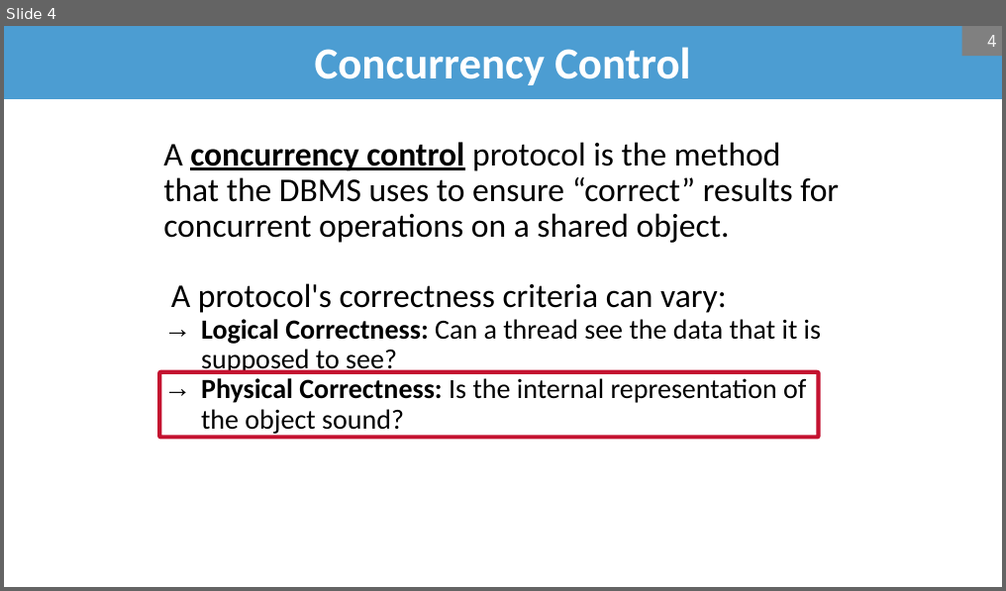
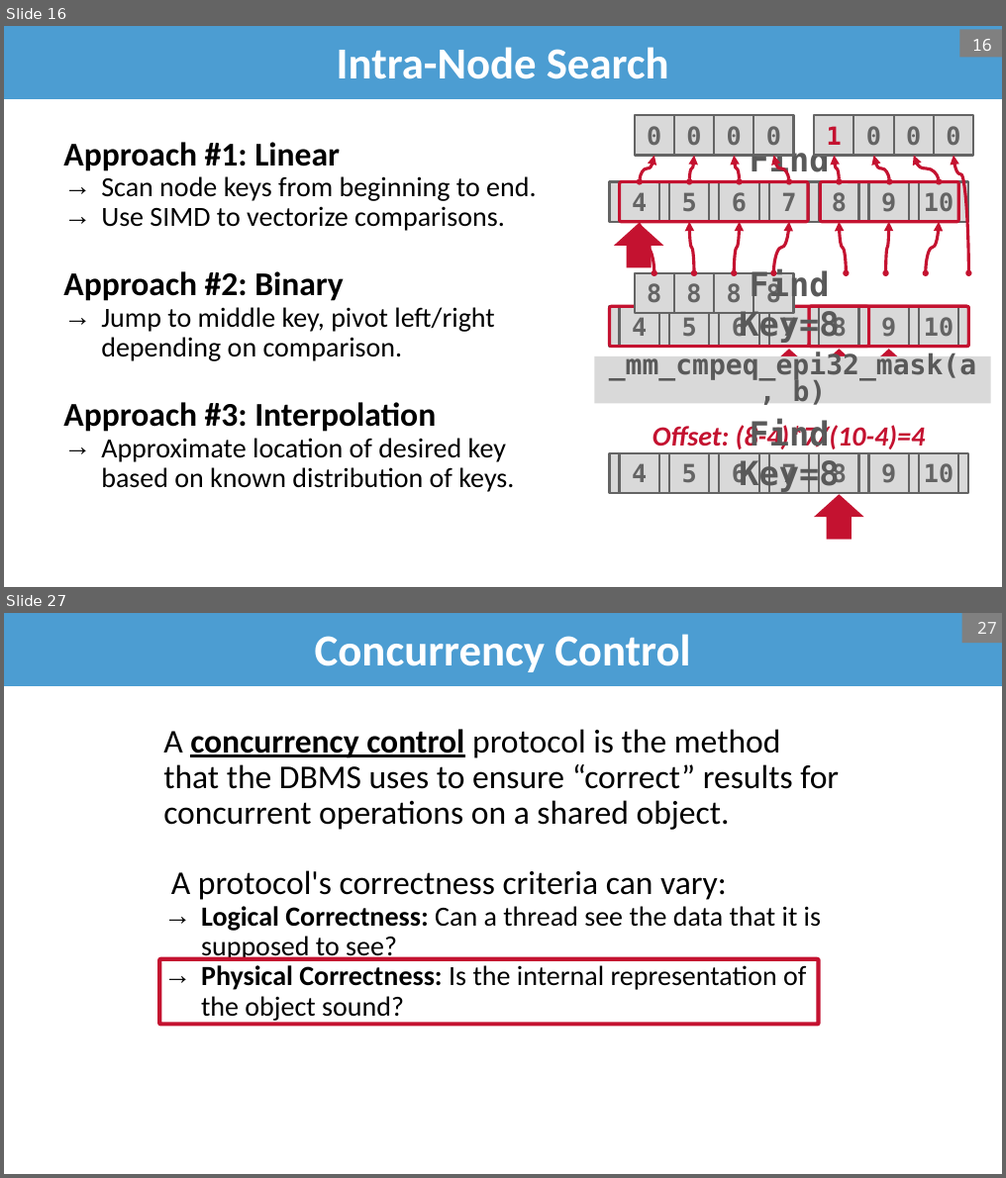
Before and after one commit to bsb20/bsb20.github.io, a slide deck: docs/421_f26/lectures/L08_concurrent_b_plus.pptx. Shown one above the other, each under a label of ours: slide 4 before the commit, slides 16 and 27 after it; the slides between them are not shown. The pictures are 1006x591 and 1006x1178 pixels, drawn with LibreOffice and Linux fonts; fonts in the diff are those of the drawing; background and template pictures are left out. Boxes give left, top, right and bottom in pixels: in the first picture for what was removed or moved away, otherwise in the second. Text is boxed around its words. In the diff, an @@ line names an element or a change of style, - is before the commit and + after.

```diff
--- a/docs/421_f26/lectures/L08_concurrent_b_plus.pptx
+++ b/docs/421_f26/lectures/L08_concurrent_b_plus.pptx
@@ slide 16 added at box(4, 26, 1002, 587), background #FFFFFF @@
@@ title added at box(4, 26, 1002, 99), fill #4C9DD2, 32 pt, text #FFFFFF, bold @@
+Intra-Node Search
@@ page number added at box(960, 29, 1002, 57), fill #808080, 12 pt, text #FFFFFF @@
+16
@@ text added at box(63, 142, 536, 492), 20 pt, text #000000 @@
+Approach #1: Linear
+  → Scan node keys from beginning to end.
+  → Use SIMD to vectorize comparisons.
+Approach #2: Binary
+  → Jump to middle key, pivot left/right depending on comparison.
+Approach #3: Interpolation
+  → Approximate location of desired key based on known distribution of keys.
@@ group added at box(635, 116, 793, 156): 4 rectangles @@
+0
+0
+0
+0
@@ text added at box(739, 144, 839, 219), 24 pt, text #595959, bold @@
+Find Key=8
@@ group added at box(814, 116, 973, 156): 4 rectangles @@
+0
+0
+0
+1
@@ group added at box(640, 156, 789, 181): 4 curved double arrows @@
@@ curved double arrow added from (840, 181) to (835, 156), #C41230 2.25 pt @@
@@ curved double arrow added from (889, 181) to (874, 156), #C41230 2.25 pt @@
@@ curved double arrow added from (939, 181) to (913, 156), #C41230 2.25 pt @@
@@ group added at box(840, 156, 969, 274): 4 curved double arrows @@
@@ group added at box(610, 181, 969, 222): 15 rectangles @@
+5
+6
+7
+8
+9
+10
+4
@@ rounded rectangle added at box(620, 181, 808, 222), outline #C41230 2.25 pt @@
@@ rounded rectangle added at box(821, 181, 959, 222), outline #C41230 2.25 pt @@
@@ right arrow added at box(614, 223, 664, 268), fill #C41230 @@
@@ group added at box(640, 222, 789, 274): 4 curved double arrows @@
@@ group added at box(635, 274, 793, 313): 4 rectangles @@
+8
+8
+8
+8
@@ text added at box(739, 269, 839, 343), 24 pt, text #595959, bold @@
+Find Key=8
@@ group added at box(610, 306, 969, 347): 15 rectangles @@
+5
+6
+7
+8
+9
+10
+4
@@ rounded rectangle added at box(610, 306, 969, 347), outline #C41230 2.25 pt @@
@@ rounded rectangle added at box(809, 306, 969, 347), outline #C41230 2.25 pt @@
@@ rounded rectangle added at box(809, 306, 869, 347), outline #C41230 2.25 pt @@
@@ right arrow added at box(764, 349, 814, 393), fill #C41230 @@
@@ right arrow added at box(814, 349, 863, 393), fill #C41230 @@
@@ right arrow added at box(863, 349, 914, 393), fill #C41230 @@
@@ rectangle added at box(595, 357, 991, 403), fill #D9D9D9, 20 pt, text #595959, bold @@
+_mm_cmpeq_epi32_mask(a, b)
@@ text added at box(652, 423, 926, 450), 20 pt, text #C41230, bold, italic @@
+Offset: (8-4)*7/(10-4)=4
@@ text added at box(739, 418, 839, 493), 24 pt, text #595959, bold @@
+Find Key=8
@@ group added at box(610, 454, 969, 494): 15 rectangles @@
+5
+6
+7
+8
+9
+10
+4
@@ right arrow added at box(814, 494, 863, 540), fill #C41230 @@
@@ what was slide 4 is now slide 27 @@
@@ page number at box(977, 622, 997, 634): text changed @@
-4
+27
```
Also in this commit, not shown: 15 slides changed, 24 other slides added, 1 slide removed, 1 other file.
